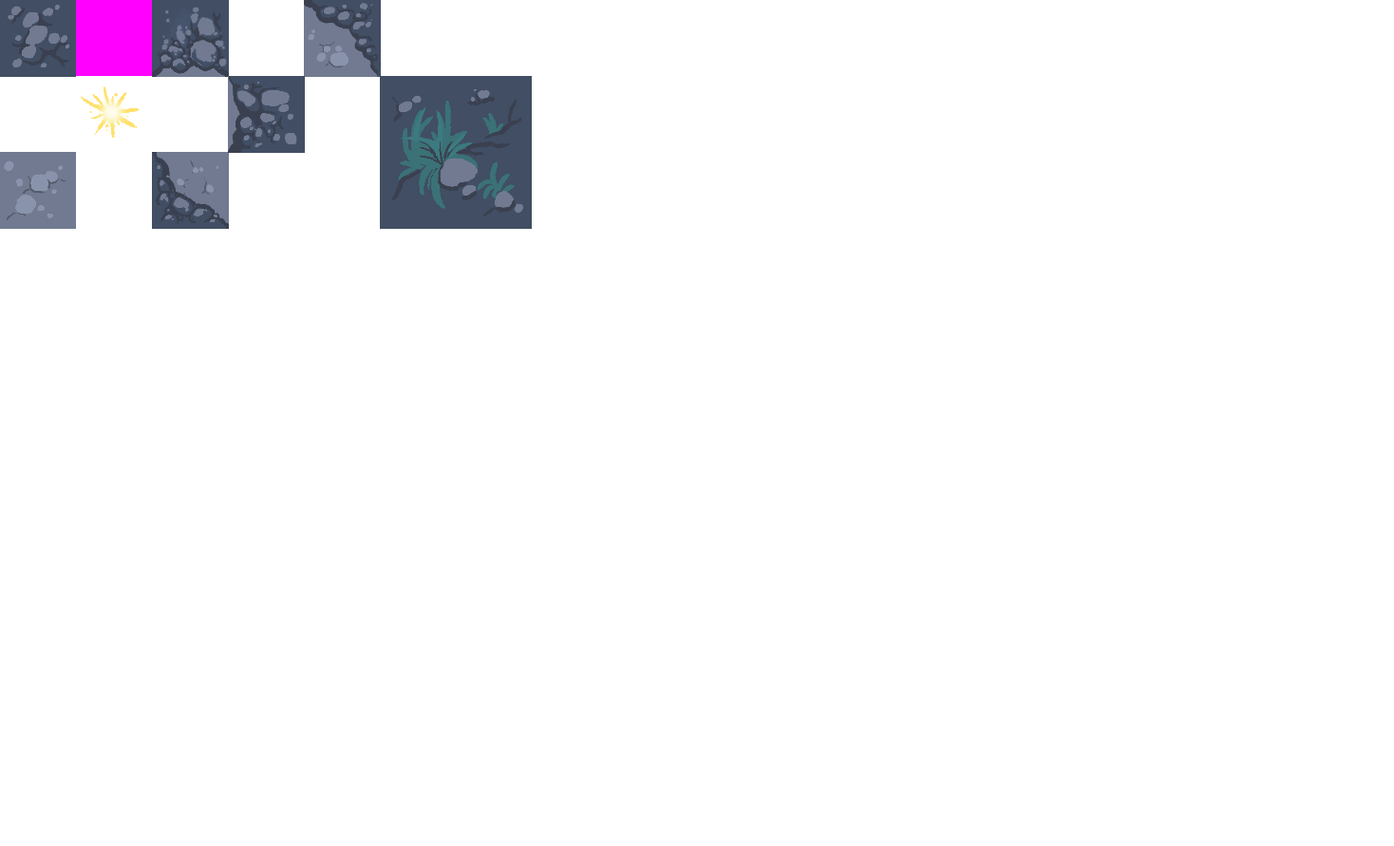
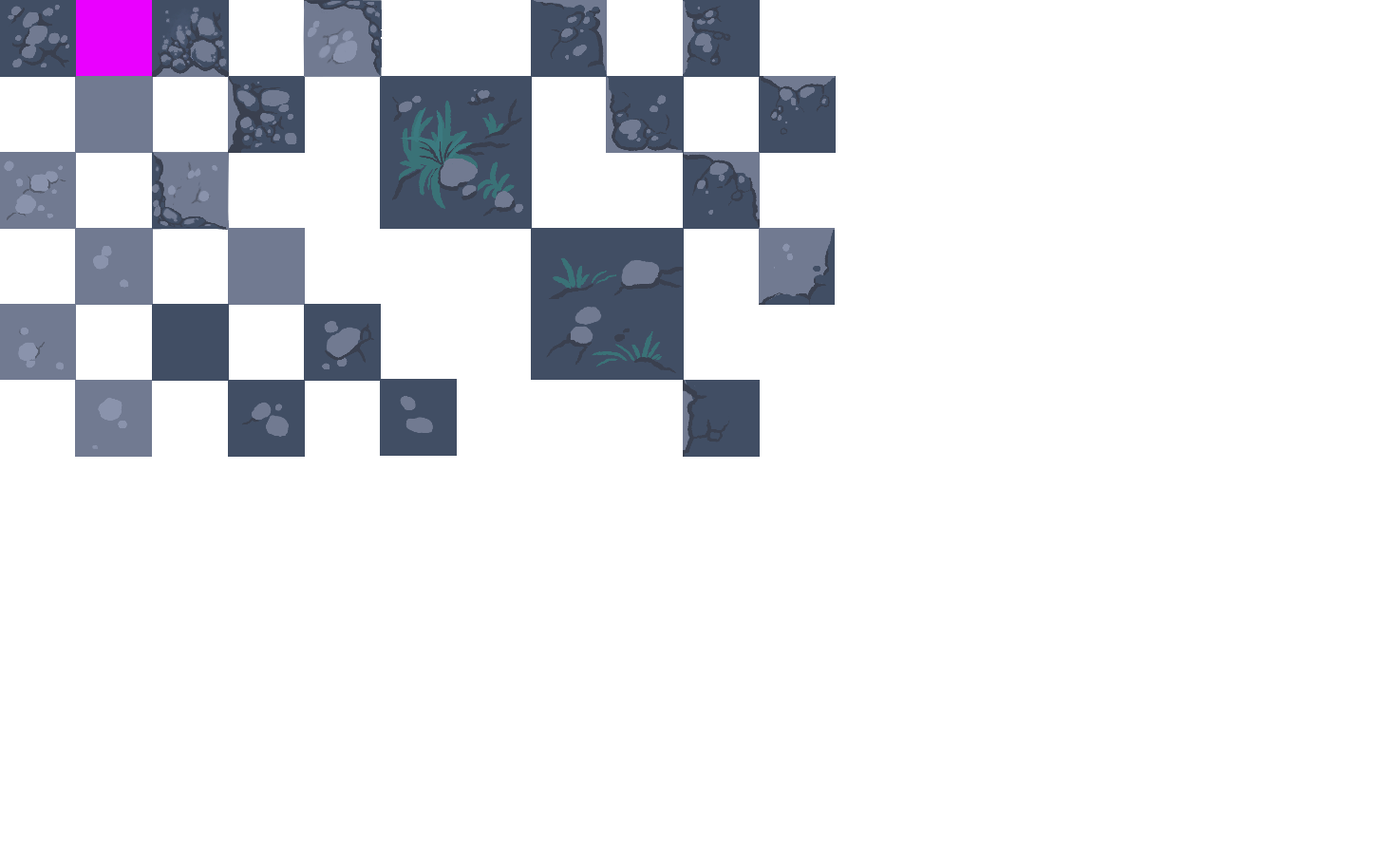
Layered file, before and after one edit (1394 x 846). Changes by layer:
painted on "Textures.png" over bbox(0, 0, 836, 457)
